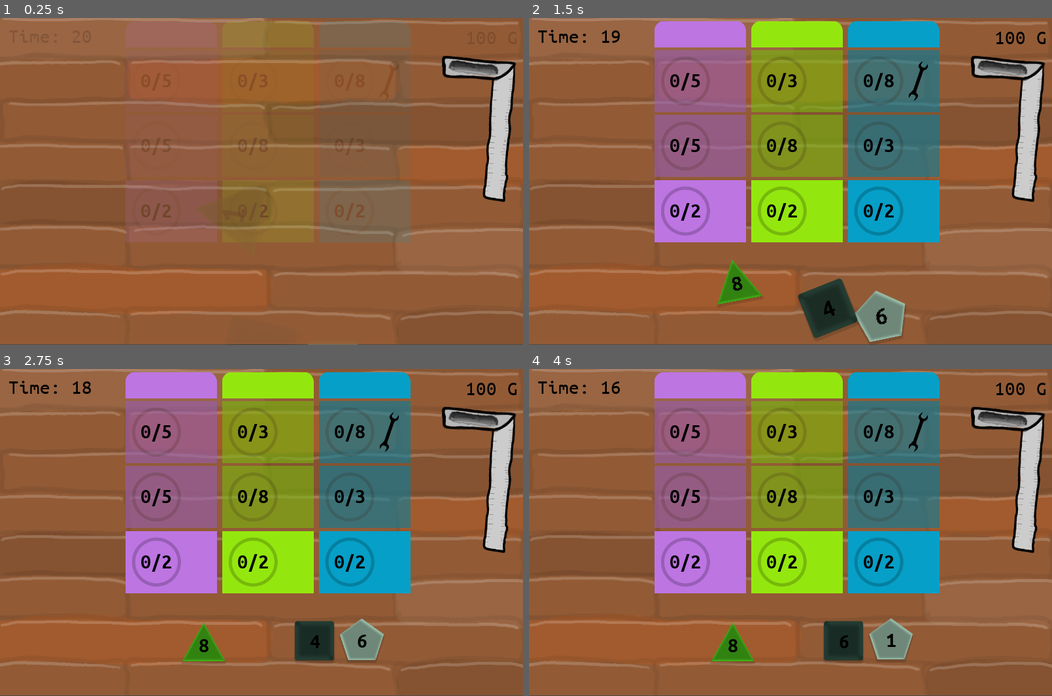
Above: before the commit, frames 1-4 (two rows, left to right).
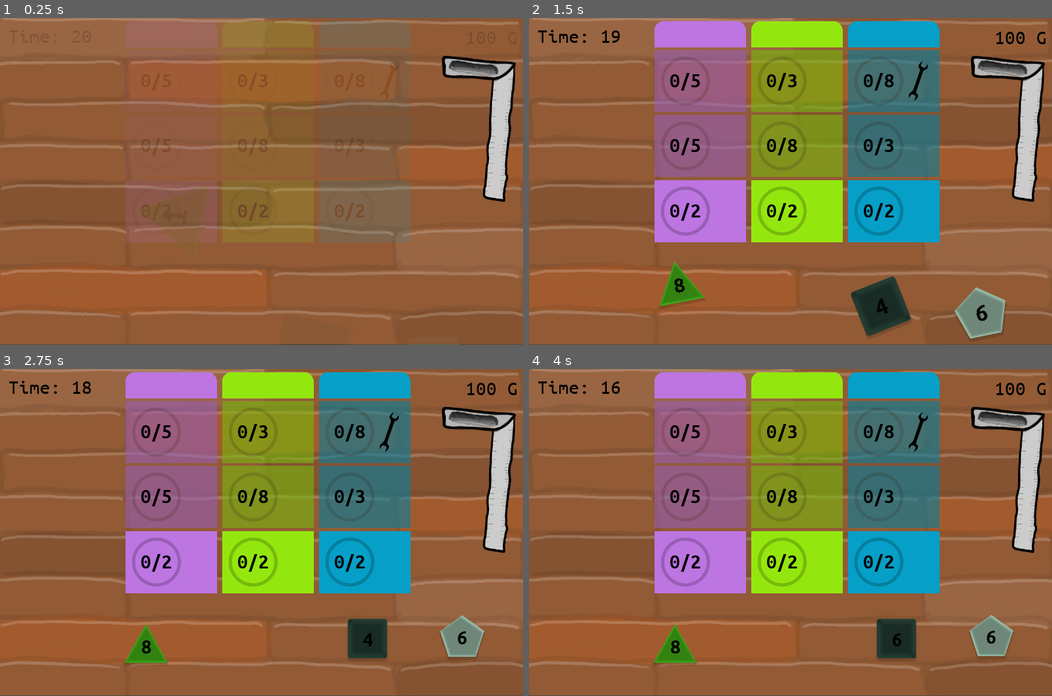
Above: after the commit, the same moments.

Repository: matzebond/DiceRepair
Game: Godot game, scene res://scenes/screens/RootNode.tscn
Two runs of this game, one before a commit and one after it. Both use one fixed random seed, a clock stepped at 60 frames per second and the inputs below.
Inputs (mouse positions are in pixels of both pictures, inside the frame that each line leads up to):
- Up to frame 1 (0.25 s): no input
- Up to frame 2 (1.5 s): drag from (753, 230) to (790, 292) at 0.52 s; drag from (821, 315) to (738, 273) at 1.27 s
- Up to frame 3 (2.75 s): move the mouse to (355, 650) at 2.02 s; click (355, 650) at 2.17 s
- Up to frame 4 (4 s): drag from (764, 597) to (889, 640) at 2.77 s; tap Enter at 3.5 s; move the mouse to (947, 581) at 3.52 s; click (947, 581) at 3.67 s

The runs differ from the first frame. In frame 1, less than 0.1% of the frame differs, in the area x 31-88%, y 59-100%; in frame 2, 5.0%, in the area x 25-92%, y 74-100%; in frame 3, 3.7%; in frame 4, 3.7%.

Commit message:
Made icon scaling dice-specific

Diff:
--- a/scenes/die/Die.gd
+++ b/scenes/die/Die.gd
@@ -30,6 +30,7 @@
     var roll_cost
     var color
     var face_index
+    var sprite_scale
 
     func _init(dic):
         self.sprite = dic.sprite
@@ -37,6 +38,7 @@
         self.roll_cost = dic.roll_cost
         self.color = dic.color
         self.face_index = 0
+        self.sprite_scale = dic.sprite_scale
 
     func cur_face():
         return faces[face_index]
@@ -50,7 +52,8 @@
             "sprite": load("res://assets/img/dice/dice_quad.png"),
             "faces": [Face.new(Number, 1),Face.new(Number, 2),Face.new(Number, 3),Face.new(Number, 4),Face.new(Number, 5),Face.new(Number, 6)],
             "roll_cost":  6,
-            "color": col})
+            "color": col,
+            "sprite_scale": 0.73})
 
 static func D8(col = null):
     if not col:
@@ -59,7 +62,8 @@
             "sprite": load("res://assets/img/dice/dice_tri.png"),
             "faces": [Face.new(Number, 1),Face.new(Number, 2),Face.new(Number, 3),Face.new(Number, 4),Face.new(Number, 5),Face.new(Number, 6),Face.new(Number, 7),Face.new(Number, 8)],
             "roll_cost":  8,
-            "color": col})
+            "color": col,
+            "sprite_scale": 0.47})
 
 static func D12(col = null):
     if not col:
@@ -68,7 +72,8 @@
             "sprite": load("res://assets/img/dice/dice_quint.png"),
             "faces": [Face.new(Number, 1),Face.new(Number, 2),Face.new(Number, 3),Face.new(Number, 4),Face.new(Number, 5),Face.new(Number, 6),Face.new(Number, 7),Face.new(Number, 8),Face.new(Number, 9),Face.new(Number, 10),Face.new(Number, 11),Face.new(Number, 12)],
             "roll_cost":  12,
-            "color": col})
+            "color": col,
+            "sprite_scale": 0.76})
 
 static func random_color():
     return Color(randf(),randf(), randf(), 1)
@@ -104,6 +109,8 @@
 
 func _ready():
     rng.randomize()
+    var s = viz_state.sprite_scale
+    $Tool.scale = Vector2(s, s)
     render_face()
 
 func _process(delta):
--- a/scenes/die/Die.tscn
+++ b/scenes/die/Die.tscn
@@ -34,7 +34,7 @@
 
 [node name="Tool" type="Sprite" parent="."]
 visible = false
-scale = Vector2( 0.8, 0.8 )
+scale = Vector2( 0.7, 0.7 )
 texture = ExtResource( 4 )
 
 [node name="Area2D" type="Area2D" parent="."]
--- a/scenes/screens/GameScene.gd
+++ b/scenes/screens/GameScene.gd
@@ -31,7 +31,7 @@
     var iter = 0
     var pos
     while pos_ok and iter < 1000:
-        var area = Rect2($DieArea.global_position, $DieArea.scale * Vector2(100,100))
+        var area = Rect2($DieArea.global_position, 2 * $DieArea.scale * Vector2(100,100))
         area.position -= area.size / 2
         var x = area.position.x + rand_range(0, area.size.x)
         var y = area.position.y + rand_range(0, area.size.y)
Binary file changed: assets/img/tools/drill.png
